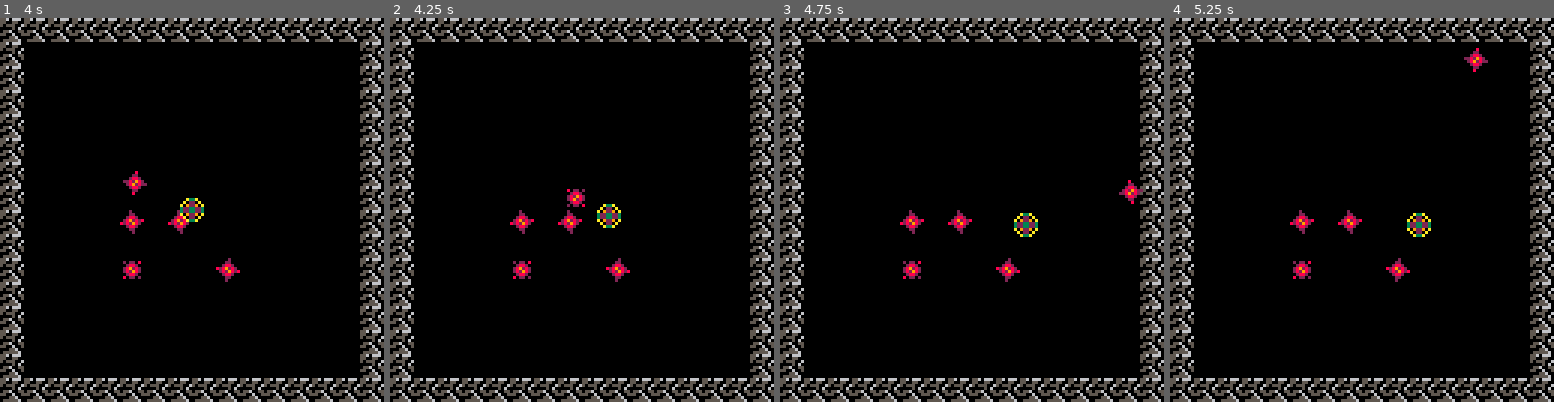
Above: before the commit, frames 1-4 (left to right).
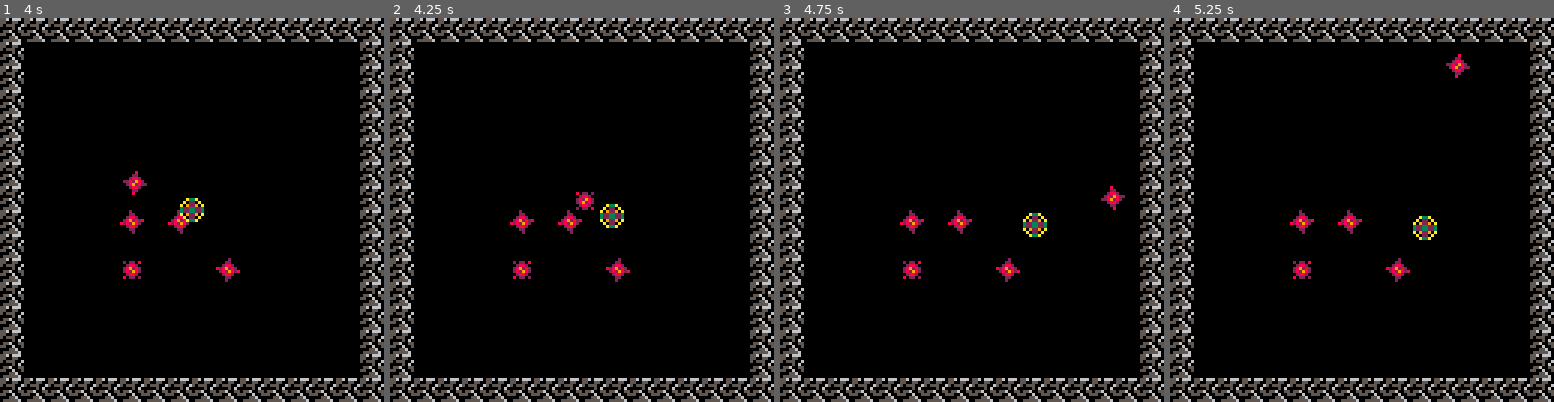
Above: after the commit, the same moments.

Repository: Nakeeb0/NAHL
Game: PICO-8 cartridge nahl.p8
The game is run twice, just before and just after one commit, with the same random seed, the same clock (stepped at 60 frames per second) and the same inputs.
Inputs:
- Up to frame 1 (4 s): tap O (Z key) at 0.7, 1.7, 2.1, 2.5, 2.9, 3.3, 3.7 s; hold Right 1.6-2.1 s; hold Up 2.15-2.42 s; hold Right 2.47-3.03 s; hold Left 3.08-3.58 s; hold Down 3.63-3.97 s
- Up to frame 2 (4.25 s): hold Right from 4.02 s (still down); tap O (Z key) at 4.1 s
- Up to frame 3 (4.75 s): tap O (Z key) at 4.5 s; release Right at 4.68 s; hold Up from 4.73 s (still down)
- Up to frame 4 (5.25 s): tap O (Z key) at 4.9 s; release Up at 5.03 s; hold Left from 5.08 s (still down)

Frame 1 is identical in both runs. In frame 2, 0.5% of the frame differs, in the area x 46-61%, y 44-55%; in frame 3, 0.7%; in frame 4, 0.7%, in the area x 61-83%, y 7-58%.

Commit message:
added earrape sound for actor collision to discourage players from playing

Diff:
--- a/nahl.lua
+++ b/nahl.lua
@@ -101,11 +101,12 @@
 		for a2 in all(actor) do
 			if a ~= a2 then
 				if actor_collision(a, a2) then
+					sfx(1)
 					local dir = (a.pos - a2.pos):normalize()
 					local force = dir:magnitude()
 					if force > 0 then
-						a.vel += dir * force
-						a2.vel -= dir * force
+						a.vel += dir * a2.vel:magnitude() * 0.5
+						a2.vel -= dir * a.vel:magnitude() * 0.5
 					end
 				end
 			end
